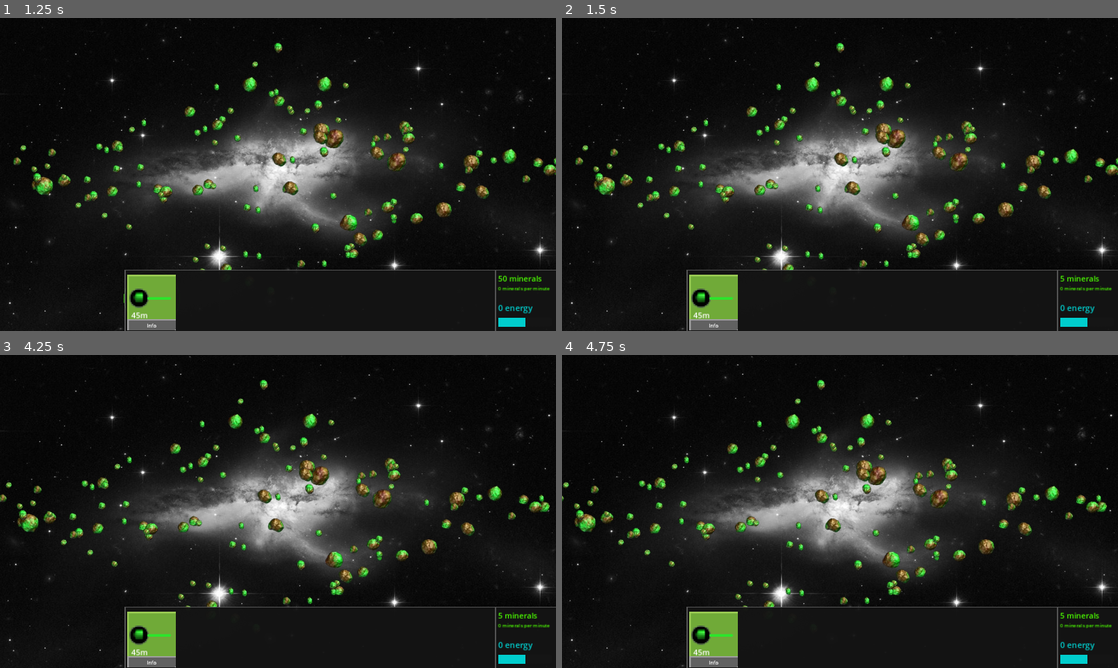
Above: before the commit, frames 1-4 (two rows, left to right).
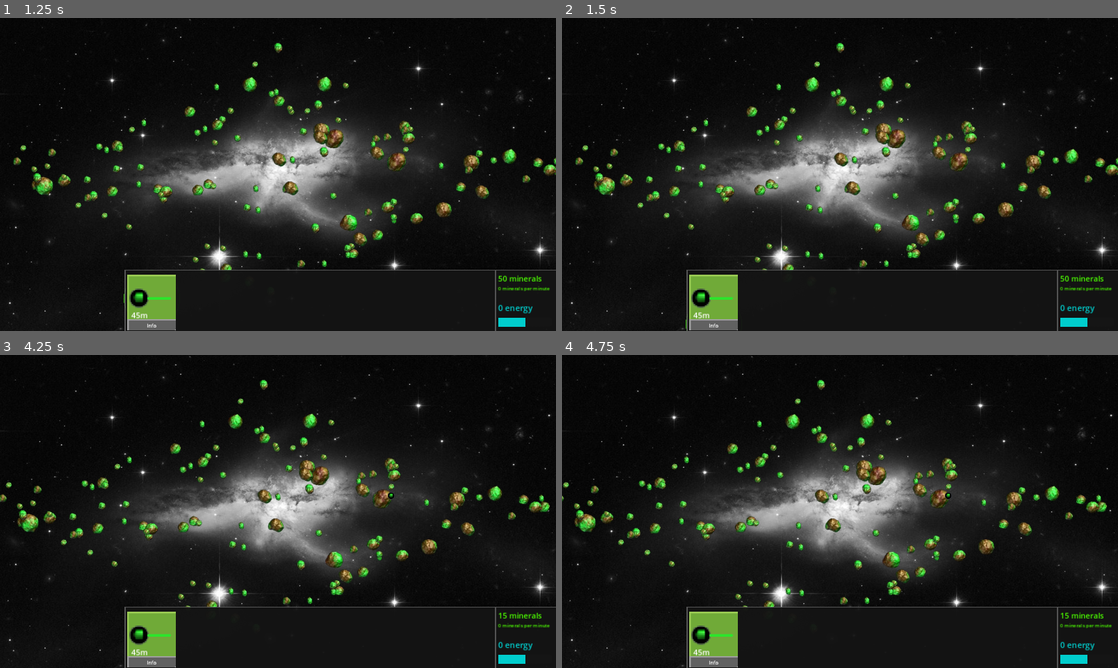
Above: after the commit, the same moments.

Repository: ramhacks/space-game-remake
Game: Godot game, scene res://survival.tscn
Two runs of this game, one before a commit and one after it. Both use one fixed random seed, a clock stepped at 60 frames per second and the inputs below.
Inputs (mouse positions are in pixels of both pictures, inside the frame that each line leads up to):
- Up to frame 1 (1.25 s): click (150, 299) at 0.5 s
- Up to frame 2 (1.5 s): click (712, 324) at 1.25 s
- Up to frame 3 (4.25 s): tap Enter at 2, 3.5 s; move the mouse to (400, 495) at 2.02 s; hold Right (move_right) 2.03-2.75 s; click (400, 495) at 2.17 s; tap Space at 2.75 s; drag from (166, 527) to (339, 636) at 2.77 s; move the mouse to (333, 442) at 3.52 s; hold Right (move_right) from 3.53 s (still down); click (333, 442) at 3.67 s
- Up to frame 4 (4.75 s): release Right (move_right) at 4.25 s; drag from (812, 574) to (701, 661) at 4.27 s

Frame 1 is identical in both runs. In frame 2, less than 0.1% of the frame differs, in the area x 22-98%, y 82-100%; in frame 3, 0.1%, in the area x 69-98%, y 44-85%; in frame 4, 0.1%.

Commit message:
new line draw function

Diff:
--- a/the-space-game/Asteroid GD/asteroid_gen.gd
+++ b/the-space-game/Asteroid GD/asteroid_gen.gd
@@ -19,7 +19,7 @@
 	var angle = 11 #w
 
 	var height = 270 # how tall it is, every iteration make smaller to generate asteroid along it
-	var width =  200#how wide the wave is
+	var width =  200 #how wide the wave is
 
 
 
--- a/the-space-game/Survival_Scene_Scripts/area_2d.gd
+++ b/the-space-game/Survival_Scene_Scripts/area_2d.gd
@@ -41,10 +41,10 @@
 			screen_start_position = position
 
 			if event.button_index == MOUSE_BUTTON_RIGHT:
-				var pos_to_send = mouse_start_pos/cam.zoom + screen_start_position
+				var pos_to_send = mouse_start_pos + screen_start_position
 				cancel_spawn_tower.emit()
 			elif event.button_index == MOUSE_BUTTON_LEFT:
-				var pos_to_send = mouse_start_pos/cam.zoom + screen_start_position
+				var pos_to_send = mouse_start_pos + screen_start_position
 				place_tower.emit(pos_to_send)
 
 			if event.button_index == 3:
@@ -52,8 +52,5 @@
 		else:
 			dragging = false
 
-
-
-
 	elif event is InputEventMouseMotion and dragging:
 		position = (mouse_start_pos - event.position) + screen_start_position
--- a/the-space-game/game_ticks.gd
+++ b/the-space-game/Survival_Scene_Scripts/game_ticks.gd
@@ -1,6 +1,5 @@
 extends Timer
 
-signal one_and_half_ticks
 
 
 # Called when the node enters the scene tree for the first time.
--- a/the-space-game/Survival_Scene_Scripts/survival.gd
+++ b/the-space-game/Survival_Scene_Scripts/survival.gd
@@ -55,32 +55,23 @@
 		tower_to_place.queue_free()
 		placing_tower = false
 
+func _on_camera_area_place_tower(cur_position: Variant) -> void:
+	if(placing_tower and len(tower_to_place.get_overlapping_bodies()) != 0):
+
+		Globals.resources = Globals.resources - 45
+		placing_tower = false
+		tower_to_place.queue_free()
+		var copy = tower_scene.instantiate()
+		copy.position = cur_position
+
+		self.add_child(copy)
+		copy.set_placed(true)
 
 
+		copy.get_node("collider").visible = false
 
-
-func _on_camera_area_place_tower(cur_position: Variant) -> void:
-	if(placing_tower):
-		Globals.resources = Globals.resources - 45
-		if len(tower_to_place.collision_list()) != 0:
-			placing_tower = false
-			tower_to_place.queue_free()
-			var copy = tower_scene.instantiate()
-			copy.position = cur_position
-
-			self.add_child(copy)
-			copy.set_placed(true)
-			if copy.cur_name == "miner":
-				if(len(copy.collision_list()) == 0):
-					#if no collision try again just to make test collison bounds
-					copy.queue_free()
-					copy = tower_scene.instantiate()
-					copy.position = cur_position
-
-					self.add_child(copy)
-					copy.set_placed(true)
-
-			copy.get_node("collider").visible = false
+		#connect laser_signal to tower so it can call it itself
+		copy.draw_laser.connect(Callable(draw_laser))
 
 
 
@@ -93,9 +84,59 @@
 		#miner tower button pressed
 		tower_scene = mining_tower
 		tower_to_place = tower_scene.instantiate()
-
+		tower_to_place.draw_laser.connect(Callable(draw_laser))
 		#don't run the placed function so nothing will happen
 		self.add_child(tower_to_place)
 		starting_tower_pos = self.get_node("Camera_Area").get_relative_mouse_pos()
 		tower_to_place.set_frame_child(tower_to_place.frame_count())
 		placing_tower = true
+
+
+func draw_laser(pos1, pos2, R, G, B, opacity, cooldown_time):
+	#create line node
+	# 3 points,
+	#1st is self(pos1) position
+	#2nd is pos2 position
+	#3rd is self(pos1) position again
+
+	var line = Line2D.new()
+	var color = Color(R, G, B, opacity)
+
+	self.add_child(line)
+
+	line.set_default_color(color)
+	line.width = 3
+
+	line.add_point(to_local(pos1))
+	line.add_point(to_local(pos2))
+	line.add_point(to_local(pos1))
+
+
+	var cooltime = Timer.new()
+	self.add_child(cooltime)
+	cooltime.set_wait_time(cooldown_time)
+	cooltime.timeout.connect(Callable(clear_laser).bind(cooltime, line))
+	cooltime.start()
+
+
+
+
+	color = Color(R, G, B, cooltime.time_left/100)
+
+	line.set_default_color(color)
+
+
+
+
+
+
+
+func clear_laser(timer, line):
+	timer.stop()
+	line.clear_points()
+
+
+
+
+
+#on timer time up, queue_free line
--- a/the-space-game/survival.tscn
+++ b/the-space-game/survival.tscn
@@ -2,7 +2,7 @@
 
 [ext_resource type="Script" path="res://Survival_Scene_Scripts/survival.gd" id="1_e2foe"]
 [ext_resource type="Script" path="res://Survival_Scene_Scripts/area_2d.gd" id="2_fmvyw"]
-[ext_resource type="Script" path="res://game_ticks.gd" id="2_yr8rd"]
+[ext_resource type="Script" path="res://Survival_Scene_Scripts/game_ticks.gd" id="2_yr8rd"]
 [ext_resource type="Texture2D" uid="uid://byomb7sbq1xd2" path="res://images/image(1).jpg" id="3_vqmru"]
 [ext_resource type="Theme" uid="uid://chdmu6kfrhoyk" path="res://Themes/hotbar_background1.tres" id="4_ihjta"]
 [ext_resource type="Theme" uid="uid://dyhmoabmqtjno" path="res://Themes/hotbar_background2.tres" id="5_85nvo"]
@@ -40,7 +40,7 @@
 [sub_resource type="Theme" id="Theme_f3iv3"]
 ProgressBar/styles/fill = SubResource("StyleBoxFlat_tu7kn")
 
-[node name="Survival" type="Node2D"]
+[node name="Survival" type="Node2D" groups=["asteroid"]]
 script = ExtResource("1_e2foe")
 
 [node name="Global_Ticks" type="Timer" parent="."]
@@ -202,5 +202,6 @@
 [connection signal="connect_game_ticks" from="." to="Global_Ticks" method="_on_survival_connect_game_ticks"]
 [connection signal="timeout" from="Global_Ticks" to="Global_Ticks" method="_on_timeout"]
 [connection signal="cancel_spawn_tower" from="Camera_Area" to="." method="_on_camera_area_cancel_spawn_tower"]
+[connection signal="cancel_spawn_tower" from="Camera_Area" to="Global_Ticks" method="_on_camera_area_cancel_spawn_tower"]
 [connection signal="place_tower" from="Camera_Area" to="." method="_on_camera_area_place_tower"]
 [connection signal="pressed" from="HotBar_Layer/Hotbar_Background/Hotbar_Forground/Mine_Button_Holder/Miner_Button" to="." method="_on_miner_button_pressed"]
--- a/the-space-game/towers/Miner/mine.gd
+++ b/the-space-game/towers/Miner/mine.gd
@@ -1,11 +1,12 @@
 extends Area2D
+
 
 
 var cur_name = "miner"
 
 var timer #temporary
 
-
+signal draw_laser(pos1, pos2, R, G, B, opacity, cooldown_time)
 
 var cooldown_timer
 var cooldown_delay = 1.5 #may need to be adjusted based on upgrade level
@@ -50,14 +51,14 @@
 
 func frame_count(): #required for all towers
 	return child.sprite_frames.get_frame_count("place")
+
+
 # Called every frame. 'delta' is the elapsed time since the previous frame.
-
 func _process(delta: float) -> void:
 	if hovering:
 		line_node.clear_points()
 		var overlap = self.get_overlapping_bodies()
 		for body in overlap:
-
 			#loop through all overlapping bodies and create a line from the miner
 			#to the bodies
 			line_node.add_point(to_local(self.global_position))
@@ -94,9 +95,14 @@
 	return child.asteroids_in_range
 
 func _on_cooldown_timeout() -> void:
+
 	#when the mining lasers cooldown is finished, we are available to mine when we recieve another power
 	#pulse, (for now it means we are available to mine when the timer is 0)
 	#this makes it so that it is not overpowered and has a mining time limit
 	line_node.clear_points()
 	cooling_down = false
 	timer.start()
+
+
+func _on_sprite_2d_draw_line(pos1: Variant, pos2: Variant) -> void:
+	draw_laser.emit(pos1, pos2, 0.192, 0.988, 0.165, 3, 3)
--- a/the-space-game/towers/Miner/miner.gd
+++ b/the-space-game/towers/Miner/miner.gd
@@ -5,6 +5,8 @@
 var asteroids_in_range = []
 var all_object_collisions = []
 var upgrade_level = 1
+
+signal draw_line(pos1, pos2)
 
 var upgrade_resource_drain = {
 	1: 10,
@@ -43,8 +45,10 @@
 		#create mining laser graphic
 		if(closest.cur_name == "asteroid"):
 			if(closest.get_resource_amount() > 0):
-				line_node.add_point(to_local(self.global_position))
-				line_node.add_point(to_local(closest.global_position))
+
+				#connect line to as a "laser" to itself and a miner
+				draw_line.emit(self.global_position, closest.global_position)
+
 				closest.extract(upgrade_resource_drain[upgrade_level])
 
 			else:
--- a/the-space-game/towers/Miner/miner.tscn
+++ b/the-space-game/towers/Miner/miner.tscn
@@ -108,6 +108,7 @@
 one_shot = true
 
 [connection signal="body_entered" from="." to="." method="_on_body_entered"]
+[connection signal="draw_line" from="Sprite2D" to="." method="_on_sprite_2d_draw_line"]
 [connection signal="force_change_collision" from="Sprite2D" to="." method="_on_sprite_2d_force_change_collision"]
 [connection signal="timeout" from="Timer" to="." method="_on_timer_timeout"]
 [connection signal="timeout" from="Cooldown" to="." method="_on_cooldown_timeout"]
